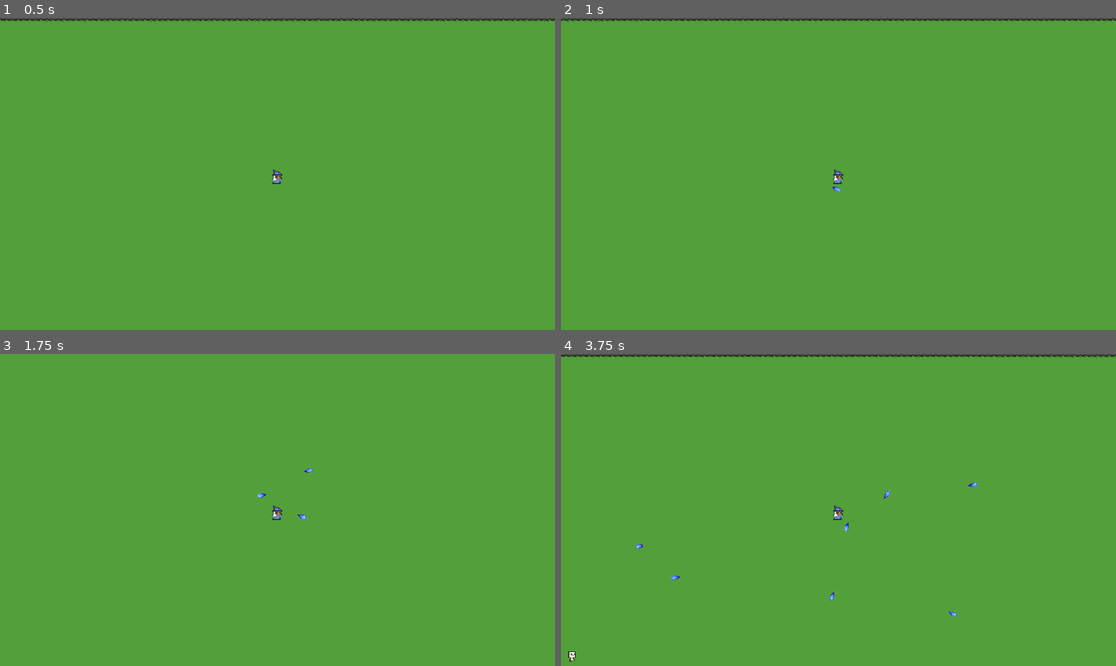
Above: before the commit, frames 1-4 (two rows, left to right).
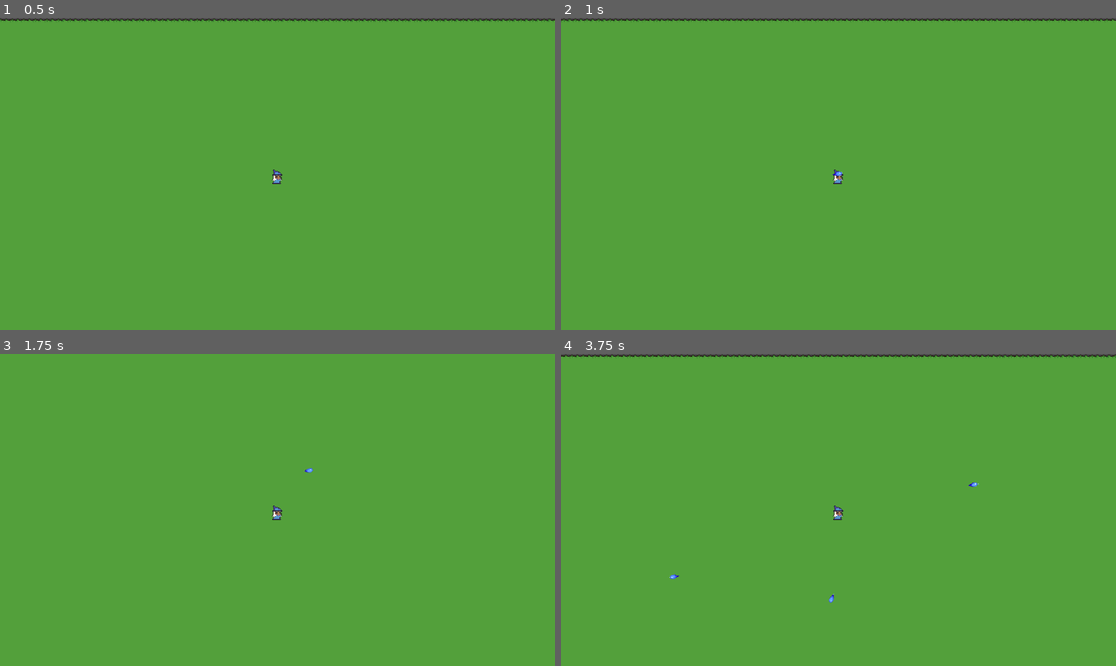
Above: after the commit, the same moments.

Repository: NathanKoehler/TBN-Bullet-Heaven
Game: Godot game, scene res://level/bullethaven.tscn
Same seed, same stepped clock (60 frames per second), same inputs: the game is played once before the commit and once after it.
Inputs (mouse positions are in pixels of both pictures, inside the frame that each line leads up to):
- Up to frame 1 (0.5 s): no input
- Up to frame 2 (1 s): tap Enter at 0.5 s; move the mouse to (960, 158) at 0.52 s; hold D from 0.53 s (still down)
- Up to frame 3 (1.75 s): move the mouse to (166, 525) at 1.27 s; release D at 1.28 s; hold S from 1.28 s (still down)
- Up to frame 4 (3.75 s): tap Space at 2 s; move the mouse to (894, 441) at 2.02 s; release S at 2.03 s; hold D 2.03-2.78 s; move the mouse to (810, 572) at 2.77 s; hold W 2.78-3.53 s; move the mouse to (1005, 556) at 3.52 s; hold A from 3.53 s (still down)

Frame 1 is identical in both runs. In frame 2, less than 0.1% of the frame differs, in the area x 48-51%, y 49-56%; in frame 3, less than 0.1%; in frame 4, 0.2%, in the area x 1-76%, y 41-99%.

Commit message:
Tweaked skeleton spawn timing and variable names throughout code

Diff:
--- a/level/arena.gd
+++ b/level/arena.gd
@@ -2,7 +2,7 @@
 
 var rng = RandomNumberGenerator.new()
 var camera2d
-var instance
+
 var skeletons = preload("res://enemies/enemy.tscn")
 const x = 400
 const y = 400
@@ -23,21 +23,21 @@
 
 
 
-func _on_enemy_spawn_timer_timeout():
-	instance = skeletons.instantiate()
-	add_child(instance)
+func _on_skeleton_spawn_timer_timeout():
+	var skeles = skeletons.instantiate()
+	add_child(skeles)
 	var center = camera2d.get_target_position()
-	instance.position = center
+	skeles.position = center
 	var direction = rng.randi_range(0,3)
 	if direction == 0: # up
-		instance.position.x += rng.randf_range(-x, x)
-		instance.position.y -= y
+		skeles.position.x += rng.randf_range(-x, x)
+		skeles.position.y -= y
 	elif direction == 1: # down
-		instance.position.x += rng.randf_range(-x, x)
-		instance.position.y += y
+		skeles.position.x += rng.randf_range(-x, x)
+		skeles.position.y += y
 	elif direction == 2: # left
-		instance.position.x -= x
-		instance.position.y += rng.randf_range(-y, y)
+		skeles.position.x -= x
+		skeles.position.y += rng.randf_range(-y, y)
 	elif direction == 3: # right
-		instance.position.x += x
-		instance.position.y += rng.randf_range(-y, y)
+		skeles.position.x += x
+		skeles.position.y += rng.randf_range(-y, y)
--- a/level/bullethaven.tscn
+++ b/level/bullethaven.tscn
@@ -82,8 +82,8 @@
 current = true
 zoom = Vector2(1.5, 1.5)
 
-[node name="Enemy Spawn Timer" type="Timer" parent="."]
-wait_time = 1.5
+[node name="Skeleton Spawn Timer" type="Timer" parent="."]
+wait_time = 2.0
 autostart = true
 
-[connection signal="timeout" from="Enemy Spawn Timer" to="." method="_on_enemy_spawn_timer_timeout"]
+[connection signal="timeout" from="Skeleton Spawn Timer" to="." method="_on_skeleton_spawn_timer_timeout"]
--- a/player/player.tscn
+++ b/player/player.tscn
@@ -63,7 +63,6 @@
 shape = SubResource("RectangleShape2D_wx0xk")
 
 [node name="magic_bullet_timer" type="Timer" parent="."]
-wait_time = 0.5
 autostart = true
 
 [connection signal="area_entered" from="Hurtbox" to="." method="_on_hurtbox_area_entered"]
